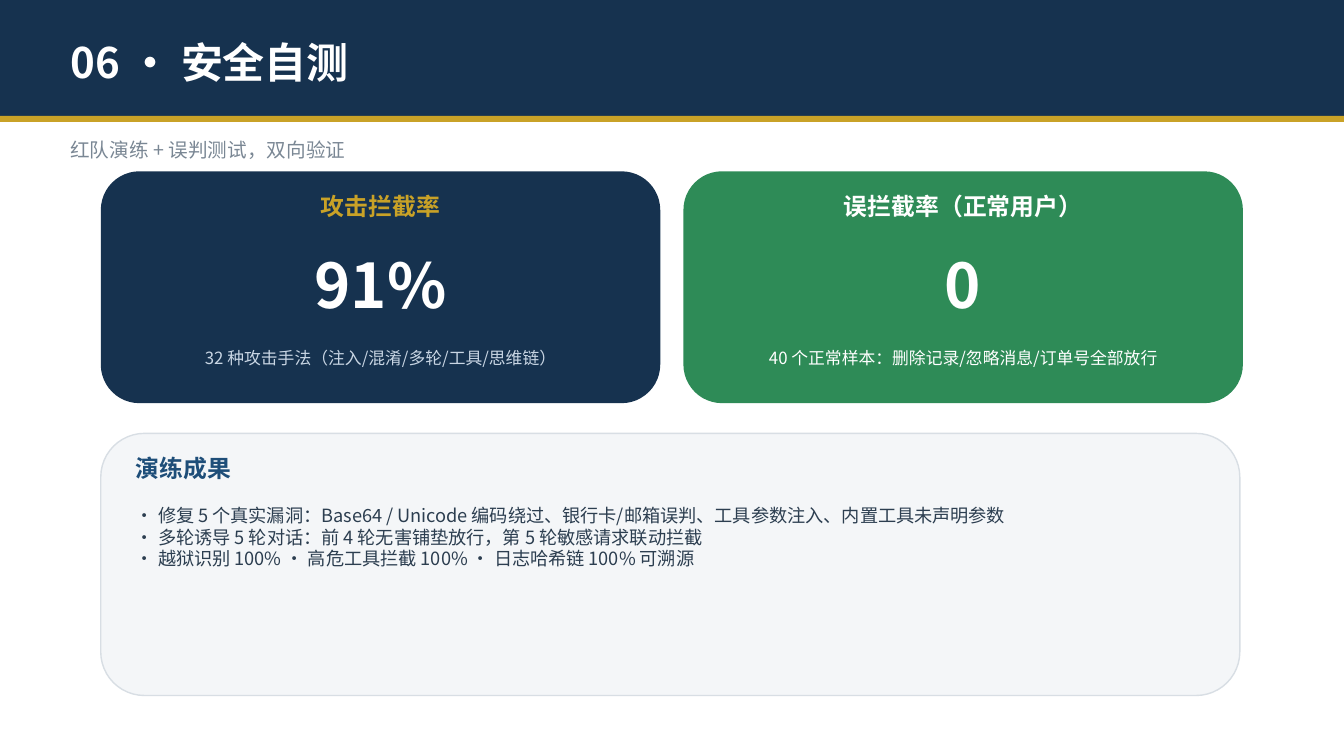
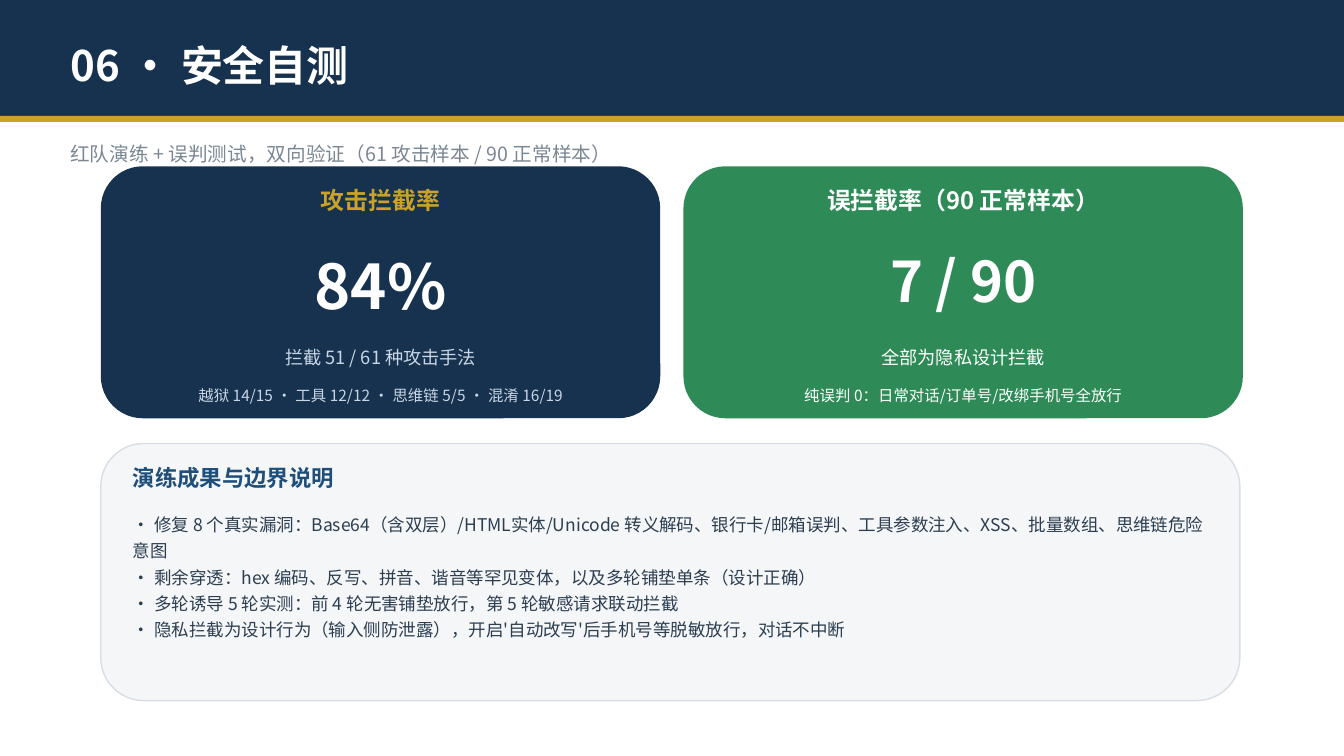
Before and after one commit to zhengyucheng-ktt/security-guard-agent, a slide deck: slide 15 of 安全交互守护智能体-演示.pptx. Drawn at 1344x756 pixels with LibreOffice and Linux fonts; fonts in the diff are those of the drawing. Boxes give left, top, right and bottom in pixels: in the first picture for what was removed or moved away, otherwise in the second. Text is boxed around its words. In the diff, an @@ line names an element or a change of style, - is before the commit and + after.

Commit message:
测试样本扩充(攻击61/正常90)+修复8漏洞: HTML实体/双层B64解码, XSS/思维链危险意图, 索取他人信息规则; 参数策略优化(数组保留给批量检测, 字符串未声明键消毒); 攻击84%(51/61)误判纯误判0; PPT/PDF用真实比例数据并填满卡片

```diff
--- a/安全交互守护智能体-演示.pptx
+++ b/安全交互守护智能体-演示.pptx
@@ text "06 · 安全自测" at <box>70,45,349,85</box>: line spacing 1 to 1.15 @@
@@ text at <box>70,144,611,163</box>: text changed @@
-红队演练 + 误判测试，双向验证
+红队演练 + 误判测试，双向验证（61 攻击样本 / 90 正常样本）
@@ text "攻击拦截率" at <box>321,189,440,211</box>: line spacing 1 to 1.15 @@
@@ rounded rectangle: place and size @@
-rounded rectangle at <box>101,171,660,403</box>
+rounded rectangle at <box>101,166,660,418</box>
@@ rounded rectangle: place and size @@
-rounded rectangle at <box>684,171,1243,403</box>
+rounded rectangle at <box>684,166,1243,418</box>
@@ text at <box>827,188,1099,212</box>: text changed @@
-误拦截率（正常用户）
+误拦截率（90 正常样本）
@@ text at <box>314,262,446,310</box>: text changed @@
-91%
+84%
@@ text at <box>890,260,1036,303</box>: text changed; size 12 to 40 pt; bold on @@
-40 个正常样本：删除记录/忽略消息/订单号全部放行
+7 / 90
@@ text removed at <box>945,261,981,309</box> @@
-0
@@ text at <box>285,348,476,366</box>: text changed; size 12 to 13 pt @@
-32 种攻击手法（注入/混淆/多轮/工具/思维链）
+拦截 51 / 61 种攻击手法
@@ text added at <box>882,348,1045,366</box>, 13 pt, text #FFFFFF @@
+全部为隐私设计拦截
@@ text added at <box>198,388,562,404</box>, 11 pt, text #C9D6E4 @@
+越狱 14/15 · 工具 12/12 · 思维链 5/5 · 混淆 16/19
@@ text added at <box>804,388,1122,404</box>, 11 pt, text #FFFFFF @@
+纯误判 0：日常对话/订单号/改绑手机号全放行
@@ rounded rectangle: place and size @@
-rounded rectangle at <box>101,434,1240,696</box>
+rounded rectangle at <box>101,444,1240,701</box>
@@ text at <box>133,467,334,488</box>: text changed; size 17 to 16 pt @@
-演练成果
+演练成果与边界说明
@@ text at <box>133,516,1204,638</box>: text changed; size 13 to 12.5 pt @@
-• 修复 5 个真实漏洞：Base64 / Unicode 编码绕过、银行卡/邮箱误判、工具参数注入、内置工具未声明参数
-• 多轮诱导 5 轮对话：前 4 轮无害铺垫放行，第 5 轮敏感请求联动拦截
-• 越狱识别 100% · 高危工具拦截 100% · 日志哈希链 100% 可溯源
+• 修复 8 个真实漏洞：Base64（含双层）/HTML实体/Unicode 转义解码、银行卡/邮箱误判、工具参数注入、XSS、批量数组、思维链危险意图
+• 剩余穿透：hex 编码、反写、拼音、谐音等罕见变体，以及多轮铺垫单条（设计正确）
+• 多轮诱导 5 轮实测：前 4 轮无害铺垫放行，第 5 轮敏感请求联动拦截
+• 隐私拦截为设计行为（输入侧防泄露），开启'自动改写'后手机号等脱敏放行，对话不中断
```
Also in this commit, not shown: 16 other slides changed, 9 other files.
